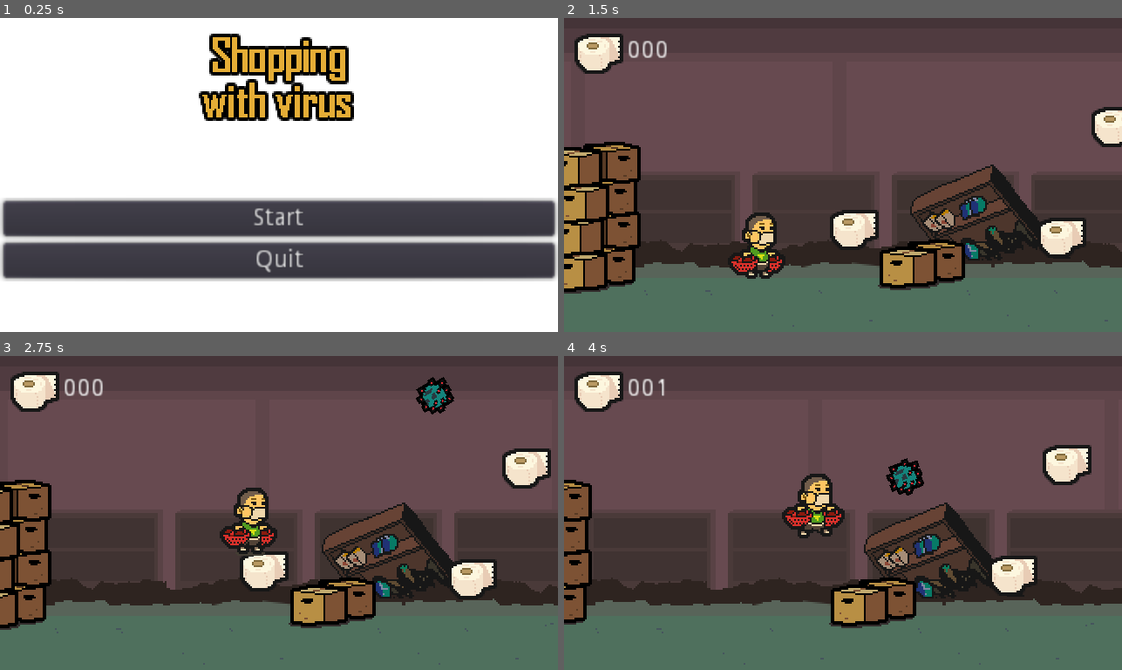
Above: before the commit, frames 1-4 (two rows, left to right).
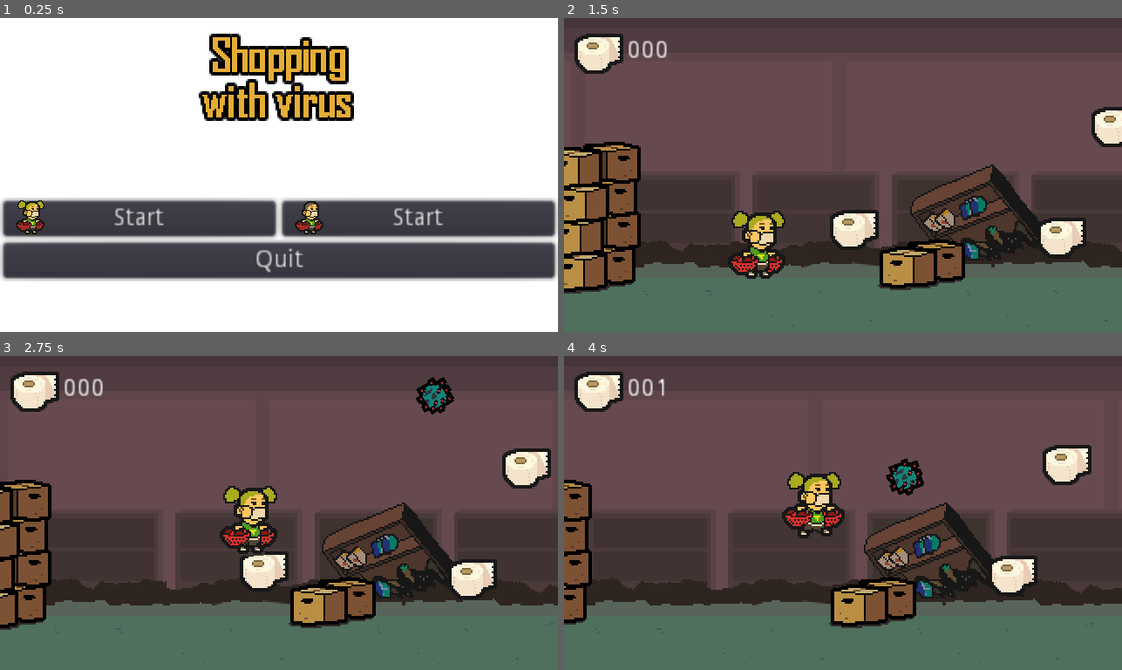
Above: after the commit, the same moments.

Repository: progsource/ssj2020_1
Game: Godot game, scene res://scenes/GameStart.tscn
Same seed, same stepped clock (60 frames per second), same inputs: the game is played once before the commit and once after it.
Inputs:
- Up to frame 1 (0.25 s): no input
- Up to frame 2 (1.5 s): click "Start" at 0.5 s; hold Right (ui_right) from 1.28 s (still down)
- Up to frame 3 (2.75 s): keep holding Right (ui_right); tap Space (ui_select) at 1.52, 2.27 s
- Up to frame 4 (4 s): release Right (ui_right) at 2.78 s; hold Left (ui_left) 2.78-3.53 s; hold Right (ui_right) from 3.53 s (still down); tap Space (ui_select) at 3.77 s

The runs differ from the first frame. In frame 1, 1.6% of the frame differs, in the area x 2-80%, y 57-71%; in frame 2, 0.3%; in frame 3, 0.3%; in frame 4, 0.3%.

Commit message:
You can select boy or girl to play

Diff:
--- a/code/packed/Menu.tscn
+++ b/code/packed/Menu.tscn
@@ -1,7 +1,9 @@
-[gd_scene load_steps=3 format=2]
+[gd_scene load_steps=5 format=2]
 
 [ext_resource path="res://assets/gfx/dummy-logo.png" type="Texture" id=1]
 [ext_resource path="res://scripts/Menu.gd" type="Script" id=2]
+[ext_resource path="res://assets/gfx/player/player_guy.png" type="Texture" id=3]
+[ext_resource path="res://assets/gfx/player/player_girl.png" type="Texture" id=4]
 
 [node name="Menu" type="Control"]
 anchor_right = 1.0
@@ -33,7 +35,7 @@
 
 [node name="Box" type="VBoxContainer" parent="Margin"]
 margin_right = 316.0
-margin_bottom = 176.0
+margin_bottom = 192.0
 
 [node name="Logo" type="TextureRect" parent="Margin/Box"]
 margin_right = 316.0
@@ -58,16 +60,47 @@
 margin_right = 316.0
 margin_bottom = 164.0
 
-[node name="Start" type="Button" parent="Margin/Box/Buttons"]
+[node name="HBoxContainer" type="HBoxContainer" parent="Margin/Box/Buttons"]
 margin_right = 316.0
 margin_bottom = 20.0
+size_flags_horizontal = 3
+
+[node name="StartGirl" type="Button" parent="Margin/Box/Buttons/HBoxContainer"]
+margin_right = 156.0
+margin_bottom = 20.0
+size_flags_horizontal = 3
 action_mode = 0
 text = "Start"
+
+[node name="GirlCharacter" type="Sprite" parent="Margin/Box/Buttons/HBoxContainer/StartGirl"]
+position = Vector2( 16, 8 )
+scale = Vector2( 0.5, 0.5 )
+z_index = 1
+texture = ExtResource( 4 )
+region_enabled = true
+region_rect = Rect2( 0, 0, 48, 48 )
+
+[node name="StartBoy" type="Button" parent="Margin/Box/Buttons/HBoxContainer"]
+margin_left = 160.0
+margin_right = 316.0
+margin_bottom = 20.0
+size_flags_horizontal = 3
+action_mode = 0
+text = "Start"
+
+[node name="BoyCharacter" type="Sprite" parent="Margin/Box/Buttons/HBoxContainer/StartBoy"]
+position = Vector2( 16, 8 )
+scale = Vector2( 0.5, 0.5 )
+z_index = 1
+texture = ExtResource( 3 )
+region_enabled = true
+region_rect = Rect2( 0, 0, 48, 48 )
 
 [node name="Quit" type="Button" parent="Margin/Box/Buttons"]
 margin_top = 24.0
 margin_right = 316.0
 margin_bottom = 44.0
 text = "Quit"
-[connection signal="pressed" from="Margin/Box/Buttons/Start" to="." method="_on_Start_pressed"]
+[connection signal="pressed" from="Margin/Box/Buttons/HBoxContainer/StartGirl" to="." method="_on_Start_pressed"]
+[connection signal="pressed" from="Margin/Box/Buttons/HBoxContainer/StartBoy" to="." method="_on_start_boy_pressed"]
 [connection signal="pressed" from="Margin/Box/Buttons/Quit" to="." method="_on_Quit_pressed"]
--- a/code/project.godot
+++ b/code/project.godot
@@ -15,7 +15,25 @@
 
 [application]
 
-config/name="ssj2020_1"
+config/name="Shopping with Virus"
+config/description="You want to help the nice old lady from the neighborhood. She needs toilet paper from the store. But oh no - Corona is trying to kill you, so jump, collect toilet paper and deliver it to the old lady without getting infected.
+
+
+This is our entry for the #1 Stay Safe! Jam.
+
+Controls:
+
+Keyboard: Left & Right Arrows or A & D to run, Space for jump
+
+Credits:
+https://www.staysafejam.org/ for their logo
+@pietze art and audio
+@teemitzitrone code
+@progsource code and audio
+
+GitHub: https://github.com/progsource/ssj2020_1
+
+"
 run/main_scene="res://scenes/GameStart.tscn"
 boot_splash/image="res://assets/gfx/ssj_twitch_boxart.png"
 boot_splash/bg_color=Color( 1, 1, 1, 1 )
@@ -24,6 +42,7 @@
 [autoload]
 
 EventBus="*res://scripts/helpers/EventBus.gd"
+GlobalData="*res://scripts/helpers/GlobalData.gd"
 
 [display]
 
--- a/code/scripts/Menu.gd
+++ b/code/scripts/Menu.gd
@@ -1,19 +1,30 @@
 extends Control
+
 
 export(String, FILE) var next_level_file_path := ""
 export(String, MULTILINE) var text = ""
 export(Texture) var logo = preload("res://assets/gfx/hud/gui_game_logo.png")
 
+
 onready var note = $Margin/Box/Note
+
+
+
 
 func _ready():
 	note.set_text(text)
 	$Margin/Box/Logo.texture = logo
+
 	if OS.has_feature('JavaScript'):
 		$Margin/Box/Buttons/Quit.visible = false
 
 func _on_Start_pressed():
-	print("start")
+	GlobalData.selected_character = GlobalData.CharacterSelection.GIRL
+	EventBus.emit_signal("objective_completed", get_instance_id(), next_level_file_path)
+
+
+func _on_start_boy_pressed():
+	GlobalData.selected_character = GlobalData.CharacterSelection.BOY
 	EventBus.emit_signal("objective_completed", get_instance_id(), next_level_file_path)
 
 func _on_Quit_pressed():
--- a/code/scripts/Player.gd
+++ b/code/scripts/Player.gd
@@ -13,6 +13,9 @@
 export(float, 0, 1, 0.01) var friction = 0.01
 export(float, 0, 1, 0.1) var acceleration = 0.5
 
+const girl_texture = preload("res://assets/gfx/player/player_girl.png")
+const boy_texture = preload("res://assets/gfx/player/player_guy.png")
+
 var is_paused : bool = false
 var velocity = Vector2()
 var direction : float = 0.0
@@ -22,6 +25,12 @@
 func _ready():
 	yield(get_tree(), "idle_frame")
 	get_tree().call_group("virus", "set_player", self)
+
+	if GlobalData.selected_character == GlobalData.CharacterSelection.GIRL:
+		$Sprite.texture = girl_texture
+	else:
+		$Sprite.texture = boy_texture
+
 	$AnimationPlayer.play("PlayerIdle")
 	# warning-ignore:return_value_discarded
 	EventBus.connect("item_picked_up", self, "_on_item_pickup")
--- /dev/null
+++ b/code/scripts/helpers/GlobalData.gd
@@ -0,0 +1,7 @@
+extends Node
+
+# SINGLETON !!
+
+enum CharacterSelection { GIRL, BOY }
+
+var selected_character : int = CharacterSelection.GIRL
Binary file added: code/assets/gfx/player/player_girl.png
Not shown, added: code/assets/gfx/player/player_girl.png.import
Binary file changed: code/assets/gfx/player/player_guy.png
